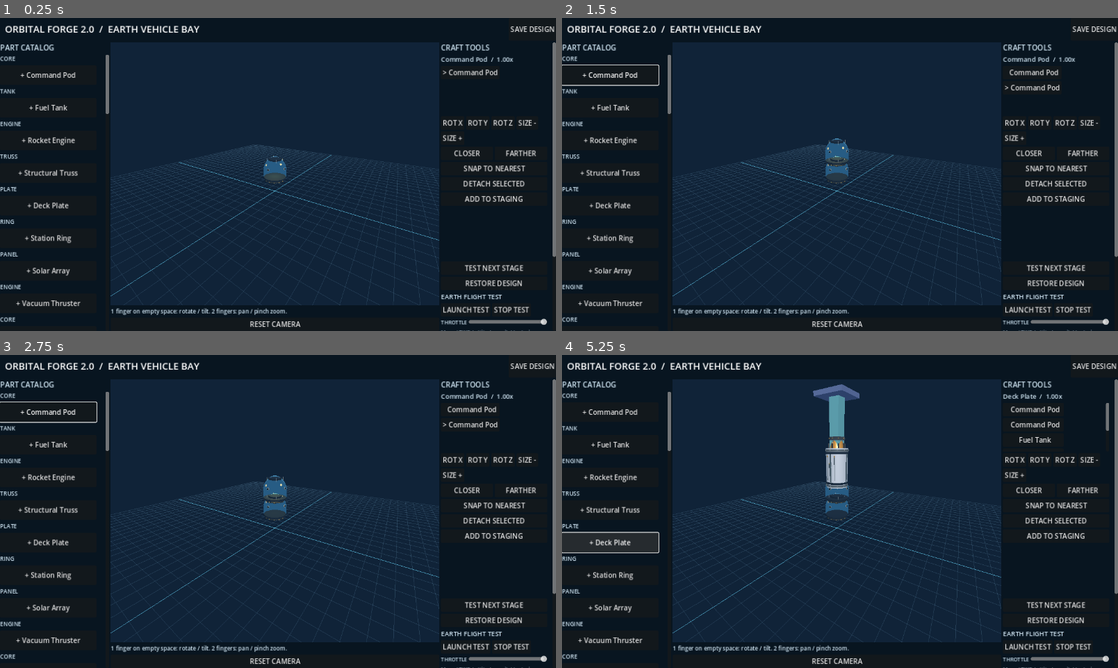
Above: before the commit, frames 1-4 (two rows, left to right).
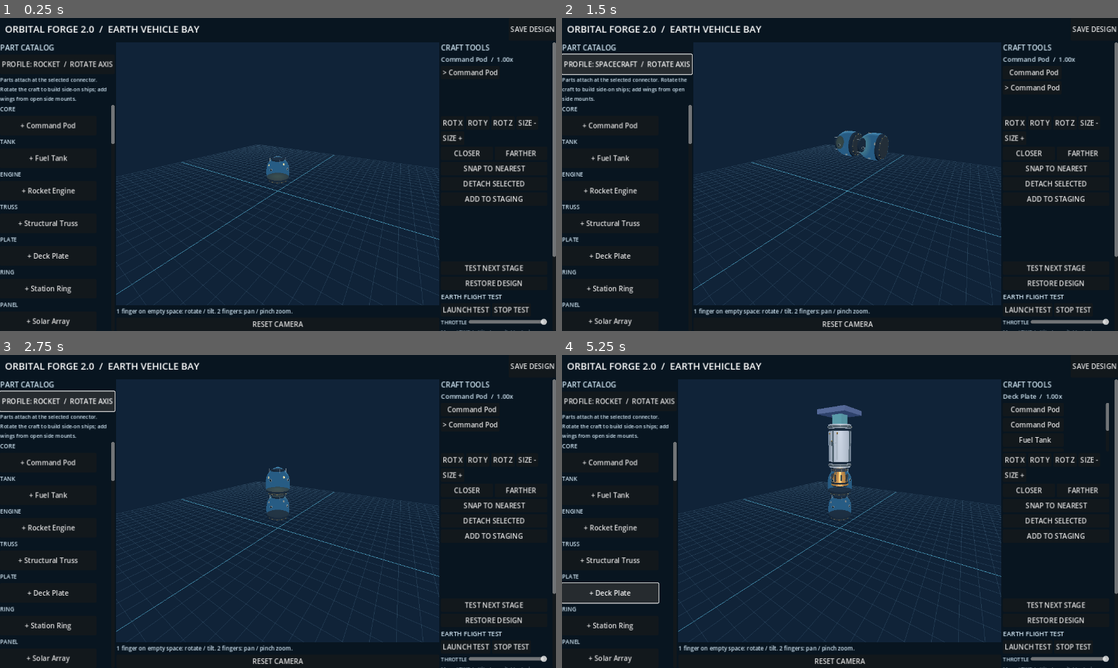
Above: after the commit, the same moments.

Repository: tpylman90-ctrl/-Orbital-Forge-2.0
Game: Godot game, scene res://scenes/main.tscn
Same seed, same stepped clock (60 frames per second), same inputs: the game is played once before the commit and once after it.
Inputs (mouse positions are in pixels of both pictures, inside the frame that each line leads up to):
- Up to frame 1 (0.25 s): no input
- Up to frame 2 (1.5 s): click "+ Command Pod" at 0.5 s; click (617, 64) at 1.25 s, where only the run after the commit has a clickable "PROFILE: ROCKET / ROTATE AXIS"
- Up to frame 3 (2.75 s): click (66, 401) at 2 s, where only the run after the commit has a clickable "PROFILE: SPACECRAFT / ROTATE …"
- Up to frame 4 (5.25 s): click "+ Fuel Tank" at 2.75 s; click "+ Rocket Engine" at 3.5 s; click "+ Structural Truss" at 4.25 s; click "+ Deck Plate" at 5 s

The runs differ from the first frame. In frame 1, 6.4% of the frame differs, in the area x 0-79%, y 11-99%; in frame 2, 7.5%; in frame 3, 7.3%; in frame 4, 9.3%, in the area x 0-79%, y 9-99%.

Commit message:
Separate launch ignition and improve spacecraft assembly
Fix launch test ignition flow and add connector based spacecraft building with swept wing and tail fin components.

Diff:
--- a/scripts/core/craft_document.gd
+++ b/scripts/core/craft_document.gd
@@ -4,7 +4,7 @@
 const VERSION := 1
 
 static func create(name: String = "New Spacecraft", environment: String = "earth") -> Dictionary:
-	return {"version":VERSION,"name":name,"environment":environment,"parts":[],"links":[],"fuel_routes":{},"stages":[]}
+	return {"version":VERSION,"name":name,"environment":environment,"profile":"ROCKET","parts":[],"links":[],"fuel_routes":{},"stages":[]}
 
 static func add_part(document: Dictionary, type_id: String, pos: Vector3 = Vector3.ZERO, orientation: Vector3 = Vector3.ZERO, scale_factor: float = 1.0) -> String:
 	var uid := "p_%05d" % int(document.get("parts",[]).size()+1)
--- a/scripts/core/parts_catalog.gd
+++ b/scripts/core/parts_catalog.gd
@@ -44,12 +44,16 @@
  "radiator_panel":{"name":"Deployable Radiator Wing","kind":"radiator","color":"#c17b54","radius":0.85,"length":0.16,"action":"none"},
  "comms_dish":{"name":"Long-Range Comms Dish","kind":"antenna","color":"#d4d8d5","radius":0.72,"length":0.9,"action":"none"},
  "deployable_boom":{"name":"Survey Instrument Boom","kind":"boom","color":"#d2a84c","radius":0.18,"length":1.8,"action":"none"},
- "fuel_crossfeed":{"name":"Fuel Crossfeed Manifold","kind":"crossfeed","color":"#d6d9d5","radius":0.35,"length":1.25,"action":"none"}
+ "fuel_crossfeed":{"name":"Fuel Crossfeed Manifold","kind":"crossfeed","color":"#d6d9d5","radius":0.35,"length":1.25,"action":"none"},
+ "spaceplane_wing":{"name":"Spaceplane Wing","kind":"wing","color":"#d5dde0","radius":0.72,"length":1.55,"action":"none"},
+ "orbital_tail_fin":{"name":"Orbital Tail Fin","kind":"tail_fin","color":"#91a9ba","radius":0.52,"length":0.95,"action":"none"}
 }
 static func ports(item: Dictionary) -> Dictionary:
  var h: float = float(item.get("length",1.0))*0.5
  var r: float = float(item.get("radius",0.5))
  var k: String = str(item.get("kind","tank"))
+ if k in ["wing","tail_fin"]:
+  return {"top":Vector3(0,float(item.get("length",1.0))*0.5,0),"bottom":Vector3(0,-float(item.get("length",1.0))*0.5,0),"right":Vector3.ZERO,"left":Vector3.ZERO}
  if k == "decoupler_radial":
   return {"inner":Vector3(-r,0,0),"outer":Vector3(r,0,0)}
  return {"top":Vector3(0,h,0),"bottom":Vector3(0,-h,0),"right":Vector3(r,0,0),"left":Vector3(-r,0,0),"front":Vector3(0,0,r),"back":Vector3(0,0,-r)}
@@ -67,6 +71,10 @@
   ring.rings = 20
   ring.ring_segments = 32
   return ring
+ if kind == "wing":
+  return _wing_mesh(radius,length,0.075)
+ if kind == "tail_fin":
+  return _wing_mesh(radius,length,0.11)
  if kind in ["truss","plate","panel","decoupler_radial","radiator","boom","landing_legs"]:
   var box := BoxMesh.new()
   if kind == "radiator":
@@ -101,6 +109,34 @@
   cylinder.top_radius = radius*0.94
   cylinder.bottom_radius = radius
  return cylinder
+
+static func _wing_mesh(span: float, chord: float, thickness: float) -> ArrayMesh:
+ # Swept, beveled lifting surface; local X is the span and local Y is craft axis.
+ var root_front := Vector3(0,-chord*0.5,0)
+ var root_back := Vector3(0,chord*0.5,0)
+ var tip_back := Vector3(span*2.0,chord*0.32,0)
+ var tip_front := Vector3(span*1.52,-chord*0.16,0)
+ var top_offset := Vector3(0,0,thickness*0.5)
+ var bottom_offset := Vector3(0,0,-thickness*0.5)
+ var surface := SurfaceTool.new()
+ surface.begin(Mesh.PRIMITIVE_TRIANGLES)
+ _wing_triangle(surface,root_front+top_offset,root_back+top_offset,tip_back+top_offset)
+ _wing_triangle(surface,root_front+top_offset,tip_back+top_offset,tip_front+top_offset)
+ _wing_triangle(surface,root_front+bottom_offset,tip_back+bottom_offset,root_back+bottom_offset)
+ _wing_triangle(surface,root_front+bottom_offset,tip_front+bottom_offset,tip_back+bottom_offset)
+ var top := [root_front,root_back,tip_back,tip_front]
+ for i in range(top.size()):
+  var a: Vector3 = top[i]
+  var b: Vector3 = top[(i+1)%top.size()]
+  _wing_triangle(surface,a+top_offset,a+bottom_offset,b+bottom_offset)
+  _wing_triangle(surface,a+top_offset,b+bottom_offset,b+top_offset)
+ surface.generate_normals()
+ return surface.commit()
+
+static func _wing_triangle(surface: SurfaceTool, a: Vector3, b: Vector3, c: Vector3) -> void:
+ surface.add_vertex(a)
+ surface.add_vertex(b)
+ surface.add_vertex(c)
 
 static func _capsule_mesh(radius: float, length: float) -> ArrayMesh:
  # A continuous pressure shell with a rounded shoulder and pointed crown. The
@@ -357,6 +393,14 @@
    _add_box(holder,Vector3(x*radius*0.97,0,0),Vector3(0.055,0.08,radius*3.0),Color("#829ba5"))
   for z in [-1.0,1.0]:
    _add_box(holder,Vector3(0,0,z*radius*1.45),Vector3(radius*2.0,0.08,0.055),Color("#829ba5"))
+ if kind in ["wing","tail_fin"]:
+  var tip := _material(Color("#e5b656"),0.45,0.34)
+  _add_beam(holder,Vector3(0,-length*0.34,0.055),Vector3(radius*2.0,length*0.27,0.055),0.025,Color("#899ba2"),6)
+  _add_box(holder,Vector3(radius*1.87,length*0.20,0.0),Vector3(0.055,0.27,0.14),Color("#d5b45c"))
+  _add_box(holder,Vector3(radius*0.48,-length*0.20,0.0),Vector3(radius*0.11,0.055,0.13),Color("#455968"))
+  for fraction in [0.35,0.67,0.98]:
+   _add_box(holder,Vector3(radius*2.0*fraction,length*(0.11-0.24*fraction),0.061),Vector3(0.018,0.34*(1.0-fraction*0.42),0.018),Color("#aebdc1"))
+  _add_box(holder,Vector3(radius*1.9,length*0.18,0.02),Vector3(0.11,0.18,0.035),tip.albedo_color)
  if kind in ["decoupler_inline","separator_tube","fairing"]:
   var warning_band := MeshInstance3D.new()
   var warning_mesh := CylinderMesh.new()
--- a/scripts/main.gd
+++ b/scripts/main.gd
@@ -29,6 +29,9 @@
 var launch_view: OFLaunchView
 var launch_window: Control
 var launch_throttle := 1.0
+var craft_profile := "ROCKET"
+var profile_button: Button
+var pad_status: Label
 
 func _ready() -> void:
  active_craft = Craft.load(SAVE)
@@ -38,6 +41,7 @@
   Craft.save(active_craft,SAVE)
  elif not active_craft["parts"].is_empty():
   selected_uid = str(active_craft["parts"][0]["uid"])
+ craft_profile = str(active_craft.get("profile","ROCKET"))
  _build_ui()
  _refresh()
  set_process(true)
@@ -71,6 +75,14 @@
  left.size_flags_horizontal = Control.SIZE_EXPAND_FILL
  body.add_child(left)
  left.add_child(_label("PART CATALOG",17))
+ profile_button = Button.new()
+ profile_button.custom_minimum_size.y = 45
+ profile_button.pressed.connect(_toggle_craft_profile)
+ _update_profile_button()
+ left.add_child(profile_button)
+ var profile_hint := _label("Parts attach at the selected connector. Rotate the craft to build side-on ships; add wings from open side mounts.",12)
+ profile_hint.autowrap_mode = TextServer.AUTOWRAP_WORD_SMART
+ left.add_child(profile_hint)
  var catalog_scroll := ScrollContainer.new()
  catalog_scroll.size_flags_vertical = Control.SIZE_EXPAND_FILL
  left.add_child(catalog_scroll)
@@ -220,9 +232,64 @@
  return label
 
 func _add_part(id: String) -> void:
- var i: int = active_craft["parts"].size()
- selected_uid = Craft.add_part(active_craft,id,Vector3(0.0,1.2+float(i)*1.0,0.0))
- _commit()
+ var target: Dictionary = _selected()
+ var target_uid := selected_uid
+ var spec: Dictionary = Parts.ITEMS.get(id,{})
+ var target_port := "top"
+ var source_port := "bottom"
+ var orientation := Vector3.ZERO
+ var position := Vector3(0.0,1.2+float(active_craft["parts"].size())*1.0,0.0)
+ if not target.is_empty():
+  orientation = _part_rotation(target)
+  var target_spec: Dictionary = Parts.ITEMS.get(str(target.get("type","")),{})
+  var target_ports: Dictionary = Parts.ports(target_spec)
+  var own_ports: Dictionary = Parts.ports(spec)
+  if str(spec.get("kind","")) == "wing" and craft_profile == "SPACECRAFT":
+   target_port = _free_side_port(target_uid,target_ports)
+   source_port = "left" if target_port == "right" else "right"
+   if target_port == "left": orientation.y = PI
+  elif str(spec.get("kind","")) in ["engine","ion","booster_engine"] and target_ports.has("bottom") and own_ports.has("top"):
+   target_port = "bottom"
+   source_port = "top"
+  if target_ports.has(target_port) and own_ports.has(source_port):
+   var target_basis := Basis.from_euler(_part_rotation(target))
+   var source_basis := Basis.from_euler(orientation)
+   position = _part_position(target) + target_basis * (target_ports[target_port] * float(target.get("scale",1.0))) - source_basis * (own_ports[source_port] * 1.0)
+ selected_uid = Craft.add_part(active_craft,id,position,orientation)
+ if target_uid != "" and not target.is_empty() and Craft.link_parts(active_craft,target_uid,selected_uid):
+  var link: Dictionary = active_craft["links"].back()
+  link["a_port"] = target_port
+  link["b_port"] = source_port
+ _commit()
+
+func _free_side_port(uid: String, ports: Dictionary) -> String:
+ for key in ["right","left"]:
+  var occupied := false
+  for link in active_craft.get("links",[]):
+   if str(link.get("a","")) == uid and str(link.get("a_port","")) == key: occupied = true
+   if str(link.get("b","")) == uid and str(link.get("b_port","")) == key: occupied = true
+  if ports.has(key) and not occupied: return key
+ return "right"
+
+func _toggle_craft_profile() -> void:
+ var root: Dictionary = Craft.find_part(active_craft,selected_uid)
+ if not root.is_empty():
+  var pivot := _part_position(root)
+  var turn := PI*0.5 if craft_profile == "ROCKET" else -PI*0.5
+  for part in active_craft.get("parts",[]):
+   var offset := _part_position(part)-pivot
+   var moved := Basis(Vector3.BACK,turn)*offset
+   part["position"] = [pivot.x+moved.x,pivot.y+moved.y,pivot.z+moved.z]
+   var rotation: Array = part["rotation"]
+   rotation[2] = float(rotation[2])+turn
+  craft_profile = "SPACECRAFT" if craft_profile == "ROCKET" else "ROCKET"
+  active_craft["profile"] = craft_profile
+  _commit()
+ _update_profile_button()
+
+func _update_profile_button() -> void:
+ if profile_button != null:
+  profile_button.text = "PROFILE: %s  /  ROTATE AXIS" % craft_profile
 
 func _selected() -> Dictionary:
  return Craft.find_part(active_craft,selected_uid)
@@ -462,8 +529,11 @@
  overlay.add_child(return_button)
  var fire_button := Button.new()
  fire_button.text = "IGNITE ENGINES"
- fire_button.pressed.connect(_start_launch_test)
+ fire_button.pressed.connect(_ignite_launch_engines)
  overlay.add_child(fire_button)
+ pad_status = _label("VEHICLE ON PAD  /  ENGINES STANDBY",16)
+ pad_status.add_theme_color_override("font_color",Color("#f1d08a"))
+ overlay.add_child(pad_status)
  var label := Label.new()
  label.text = "EARTH LAUNCH COMPLEX / VERTICAL TEST"
  overlay.add_child(label)
@@ -479,20 +549,37 @@
 func _start_launch_test() -> void:
  if launch_view == null: _show_launch_pad()
  if stage_preview_active: _restore_design()
+ if flight_running: return
  flight = LaunchPhysics.new()
  flight.configure(active_craft,Parts.ITEMS)
  if flight.status == "NEEDS ENGINE AND FUEL":
   flight_readout.text = "Add at least one engine and one fuel tank to test."
+  if pad_status != null: pad_status.text = "PREFLIGHT HOLD  /  ADD ENGINE AND FUEL"
+  return
+ flight.throttle = launch_throttle
+ flight_readout.text = "READY TO IGNITE  /  USE THE PAD CONTROL WHEN READY."
+ if pad_status != null: pad_status.text = "VEHICLE READY  /  ENGINES STANDBY"
+
+func _ignite_launch_engines() -> void:
+ if flight == null: _start_launch_test()
+ if flight == null or flight.status == "NEEDS ENGINE AND FUEL":
+  if pad_status != null: pad_status.text = "IGNITION INHIBITED  /  ENGINE OR FUEL MISSING"
+  return
+ if flight.launched:
+  if pad_status != null: pad_status.text = "ENGINES ALREADY RUNNING"
   return
  flight.throttle = launch_throttle
  flight.ignite()
- flight_running = true
+ flight_running = flight.launched
+ if pad_status != null: pad_status.text = "ENGINES IGNITED  /  LIFTOFF SEQUENCE ACTIVE"
  _update_flight_readout()
 
 func _stop_launch_test() -> void:
  flight_running = false
  flight = null
+ if launch_view != null: launch_view.show_altitude(0.0,launch_throttle,false)
  if flight_readout != null: flight_readout.text = "Flight test stopped. Design preserved."
+ if pad_status != null: pad_status.text = "TEST STOPPED  /  VEHICLE SAFE"
 
 func _set_throttle(value: float) -> void:
  launch_throttle = value
@@ -503,7 +590,9 @@
  flight.step(minf(delta,0.1))
  if launch_view != null: launch_view.show_altitude(flight.altitude,flight.throttle,flight.launched and flight.fuel_kg > 0.0)
  _update_flight_readout()
- if not flight.launched: flight_running = false
+ if not flight.launched:
+  flight_running = false
+  if pad_status != null: pad_status.text = "TEST COMPLETE  /  %s" % flight.status
 
 func _update_flight_readout() -> void:
  if flight == null: return
--- /dev/null
+++ b/tests/builder_flow_smoke.gd
@@ -0,0 +1,61 @@
+extends SceneTree
+
+const Craft = preload("res://scripts/core/craft_document.gd")
+const Main = preload("res://scripts/main.gd")
+
+func _initialize() -> void:
+	call_deferred("_run")
+
+func _run() -> void:
+	var app := Main.new()
+	root.add_child(app)
+	await process_frame
+	app.active_craft = Craft.create("Builder flow smoke test","earth")
+	var pod := Craft.add_part(app.active_craft,"command_pod",Vector3(0,1.3,0))
+	app.selected_uid = pod
+	app._refresh()
+	app._toggle_craft_profile()
+	if app.craft_profile != "SPACECRAFT":
+		push_error("Craft profile did not switch to spacecraft mode")
+		quit(1)
+		return
+	app._add_part("fuel_tank")
+	if app.active_craft["links"].size() != 1:
+		push_error("New body component was not attached to the selected part")
+		quit(1)
+		return
+	var tank: Dictionary = app.active_craft["parts"].back()
+	var tank_pos := Vector3(tank["position"][0],tank["position"][1],tank["position"][2])
+	if absf(tank_pos.x+1.55) > 0.01:
+		push_error("Spacecraft body did not follow the rotated axial connector")
+		quit(1)
+		return
+	app.selected_uid = pod
+	app._refresh()
+	app._add_part("spaceplane_wing")
+	if app.active_craft["links"].size() != 2 or str(app.active_craft["links"].back().get("a_port","")) != "right":
+		push_error("Spacecraft wing did not attach to an open side mount")
+		quit(1)
+		return
+	app.active_craft = Craft.create("Launch interlock smoke test","earth")
+	var launch_pod := Craft.add_part(app.active_craft,"command_pod",Vector3(0,1.3,0))
+	Craft.add_part(app.active_craft,"fuel_tank",Vector3(0,0,0))
+	Craft.add_part(app.active_craft,"engine",Vector3(0,-1,0))
+	app.selected_uid = launch_pod
+	app._refresh()
+	app._start_launch_test()
+	if app.flight == null or app.flight.launched:
+		push_error("Opening a launch test ignited engines without a command")
+		quit(1)
+		return
+	if app.pad_status == null or not app.pad_status.text.contains("STANDBY"):
+		push_error("Launch pad did not show the armed standby state")
+		quit(1)
+		return
+	app._ignite_launch_engines()
+	if not app.flight.launched:
+		push_error("Explicit ignition command did not start the flight test")
+		quit(1)
+		return
+	print("BUILDER_FLOW_SMOKE_PASS: spacecraft connectors and manual launch ignition")
+	quit(0)
--- a/tests/parts_catalog_smoke.gd
+++ b/tests/parts_catalog_smoke.gd
@@ -60,5 +60,12 @@
 		push_error("Landing gear is missing its braces, hinges, or footpads")
 		quit(1)
 		return
+	for id in ["spaceplane_wing","orbital_tail_fin"]:
+		var surface := Node3D.new()
+		Parts.add_visual(surface,Parts.ITEMS[id])
+		if surface.get_child_count() < 5 or not Parts.make_mesh(Parts.ITEMS[id]) is ArrayMesh:
+			push_error("Spacecraft lifting surface is missing its swept mesh or edge details: %s" % id)
+			quit(1)
+			return
 	print("PARTS_CATALOG_SMOKE_PASS: %d parts" % Parts.ITEMS.size())
 	quit(0)
Not shown, changed: .github/workflows/godot-validation.yml
